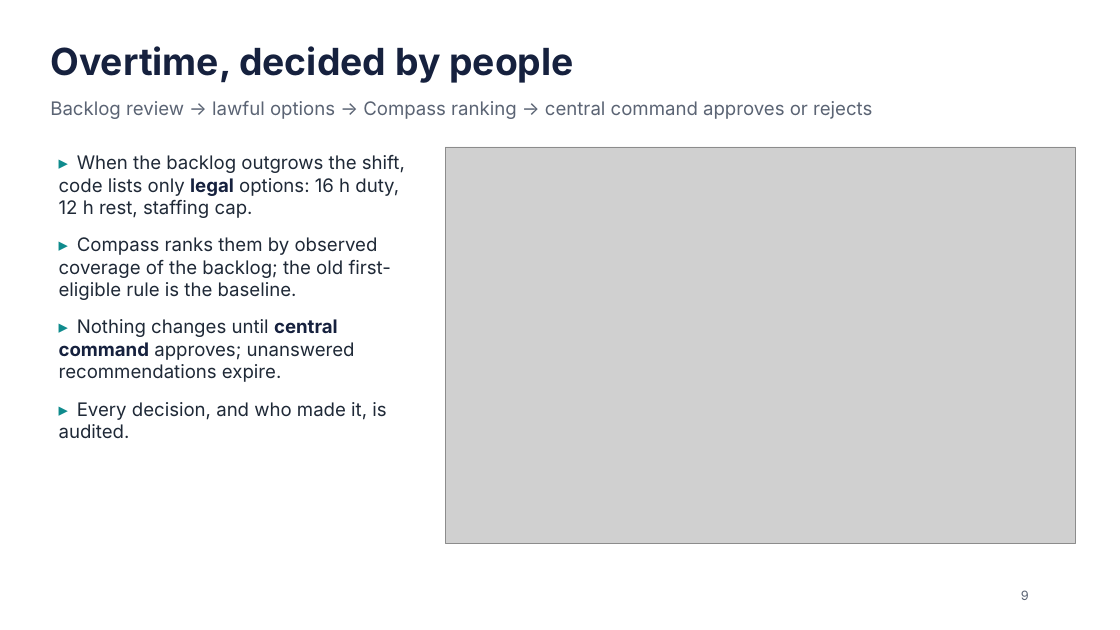
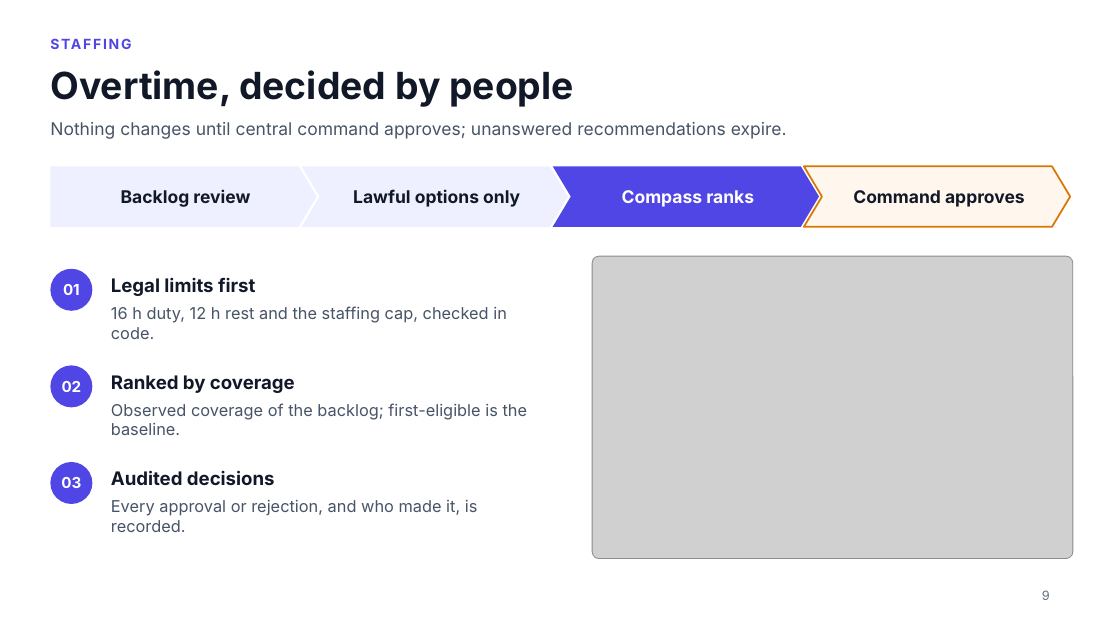
Before and after one commit to e8aura-makodev58/amd-compass, a slide deck: slide 9 of docs/submission/ResponseCompass-deck.pptx. Drawn at 1120x630 pixels with LibreOffice and Linux fonts; fonts in the diff are those of the drawing; grey boxes stand for pictures; background and template pictures are left out. Boxes give left, top, right and bottom in pixels: in the first picture for what was removed or moved away, otherwise in the second. Text is boxed around its words. In the diff, an @@ line names an element or a change of style, - is before the commit and + after.

```diff
--- a/docs/submission/ResponseCompass-deck.pptx
+++ b/docs/submission/ResponseCompass-deck.pptx
@@ text "Overtime, decided by people": place and size @@
-text "Overtime, decided by people" at box(50, 46, 574, 83)
+text "Overtime, decided by people" at box(50, 70, 574, 107)
@@ text "Overtime, decided by people" at box(50, 70, 574, 107): text colour #16213E to #111827 @@
@@ text at box(50, 101, 872, 119): text changed; size 16 to 12 pt; text colour #5B6474 to #4F46E5; bold on @@
-Backlog review → lawful options → Compass ranking → central command approves or rejects
+STAFFING
@@ text added at box(50, 122, 787, 139), 15 pt, text #475467 @@
+Nothing changes until central command approves; unanswered recommendations expire.
@@ pentagon arrow added at box(50, 166, 317, 227), fill #EEF0FF @@
@@ text removed at box(59, 155, 405, 439) @@
-▸ When the backlog outgrows the shift, code lists only legal options: 16 h duty, 12 h rest, staffing cap.
-▸ Compass ranks them by observed coverage of the backlog; the old first-eligible rule is the baseline.
-▸ Nothing changes until central command approves; unanswered recommendations expire.
-▸ Every decision, and who made it, is audited.
@@ chevron added at box(302, 166, 568, 227), fill #EEF0FF @@
@@ chevron added at box(553, 166, 819, 227), fill #4F46E5 @@
@@ chevron added at box(804, 166, 1070, 227), fill #FFF7ED, outline #D97706 1.5 pt @@
@@ text added at box(121, 189, 250, 207), 15 pt, text #111827, bold @@
+Backlog review
@@ text added at box(353, 189, 520, 207), 15 pt, text #111827, bold @@
+Lawful options only
@@ text added at box(622, 190, 754, 207), 15 pt, text #FFFFFF, bold @@
+Compass ranks
@@ text added at box(853, 190, 1025, 207), 15 pt, text #111827, bold @@
+Command approves
@@ ellipse added at box(50, 269, 92, 311), fill #4F46E5 @@
@@ picture: place and size @@
-picture at box(445, 147, 1075, 544)
+picture at box(592, 256, 1073, 559)
@@ text added at box(63, 284, 80, 295), 13 pt, text #FFFFFF, bold @@
+01
@@ text added at box(111, 277, 255, 296), 16 pt, text #111827, bold @@
+Legal limits first
@@ text added at box(111, 306, 507, 339), 14 pt, text #475467 @@
+16 h duty, 12 h rest and the staffing cap, checked in code.
@@ ellipse added at box(50, 365, 92, 408), fill #4F46E5 @@
@@ text added at box(62, 381, 82, 392), 13 pt, text #FFFFFF, bold @@
+02
@@ text added at box(111, 375, 295, 393), 16 pt, text #111827, bold @@
+Ranked by coverage
@@ text added at box(111, 403, 528, 435), 14 pt, text #475467 @@
+Observed coverage of the backlog; first-eligible is the baseline.
@@ ellipse added at box(50, 462, 92, 504), fill #4F46E5 @@
@@ text added at box(61, 477, 81, 488), 13 pt, text #FFFFFF, bold @@
+03
@@ text added at box(111, 470, 275, 486), 16 pt, text #111827, bold @@
+Audited decisions
@@ text added at box(111, 500, 478, 532), 14 pt, text #475467 @@
+Every approval or rejection, and who made it, is recorded.
@@ text "9": place and size @@
-text "9" at box(1021, 590, 1029, 600)
+text "9" at box(1042, 590, 1050, 600)
@@ text "9" at box(1042, 590, 1050, 600): text colour #5B6474 to #667085 @@
```
Also in this commit, not shown: 11 other slides changed, 2 slides added, 2 slides removed, 8 other files.
